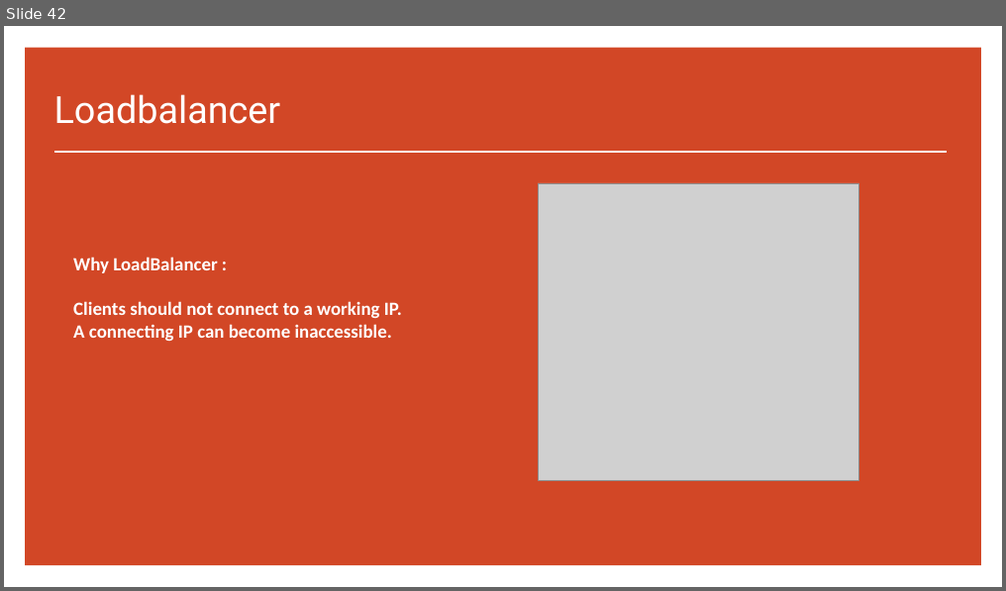
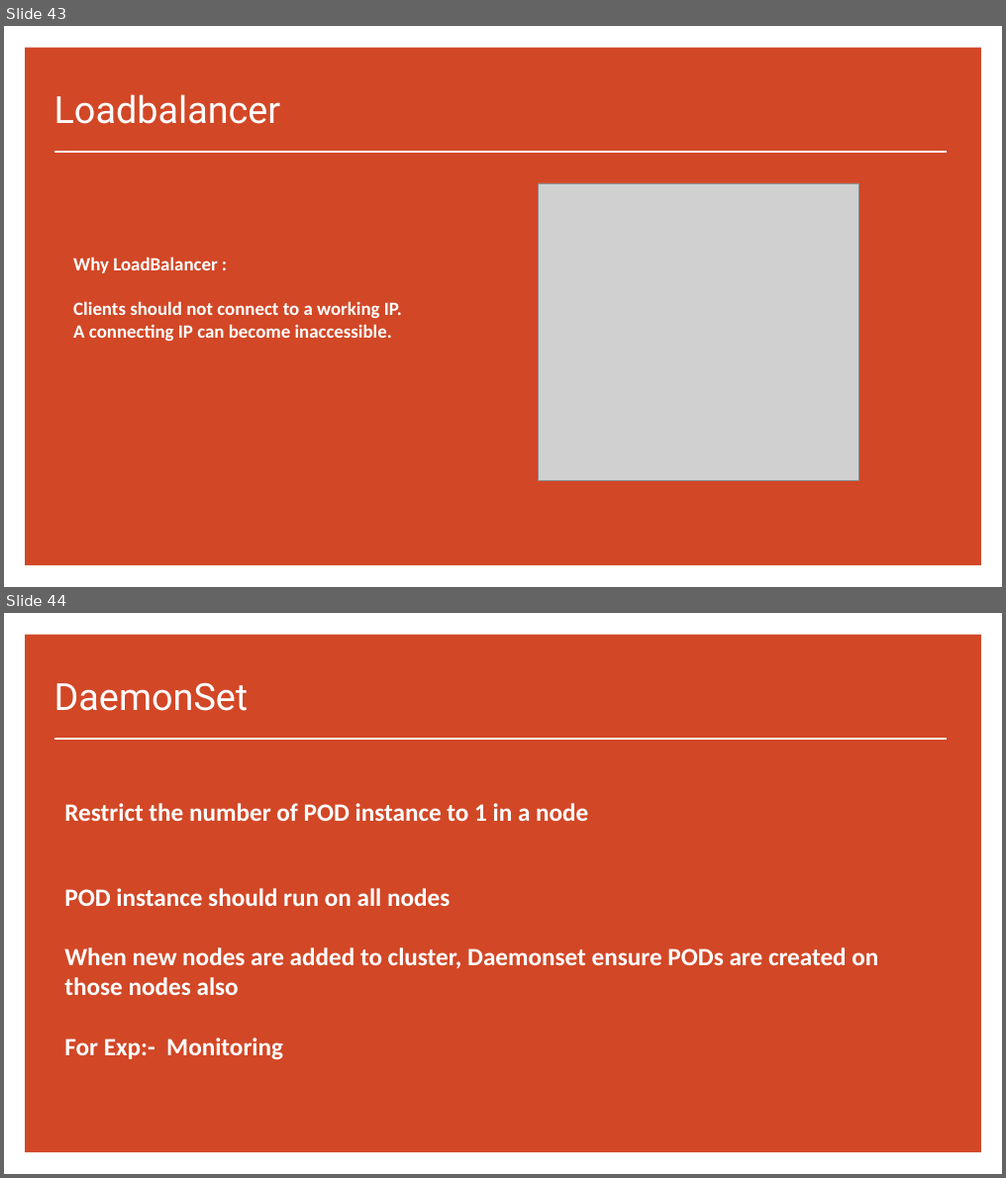
Before and after one commit to saratho02/Sarath-Oruganti, a slide deck: day_02_kubernetes/Kubernetes.pptx. Shown one above the other, each under a label of ours: slide 42 before the commit, slides 43 and 44 after it. The pictures are 1006x591 and 1006x1178 pixels, drawn with LibreOffice and Linux fonts; fonts in the diff are those of the drawing; grey boxes stand for pictures. Boxes give left, top, right and bottom in pixels: in the first picture for what was removed or moved away, otherwise in the second. Text is boxed around its words. In the diff, an @@ line names an element or a change of style, - is before the commit and + after.

Commit message:
updated ppt

```diff
--- a/day_02_kubernetes/Kubernetes.pptx
+++ b/day_02_kubernetes/Kubernetes.pptx
@@ slide 44 added at (4, 613, 1002, 1174), background #FFFFFF; not listed: 1 template element that a slide beside it also shows @@
@@ title added at (54, 682, 249, 711), 36 pt, text #FFFFFF @@
+DaemonSet
@@ line added from (54, 739) to (946, 739), #FFFFFF 1.5 pt @@
@@ text added at (64, 803, 878, 1060), 24 pt, text #FFFFFF, bold @@
+Restrict the number of POD instance to 1 in a node
+POD instance should run on all nodes
+When new nodes are added to cluster, Daemonset ensure PODs are created on those nodes also
+For Exp:- Monitoring
@@ what was slide 42 is now slide 43 @@
```
Also in this commit, not shown: 20 other slides added, 1 other file.
